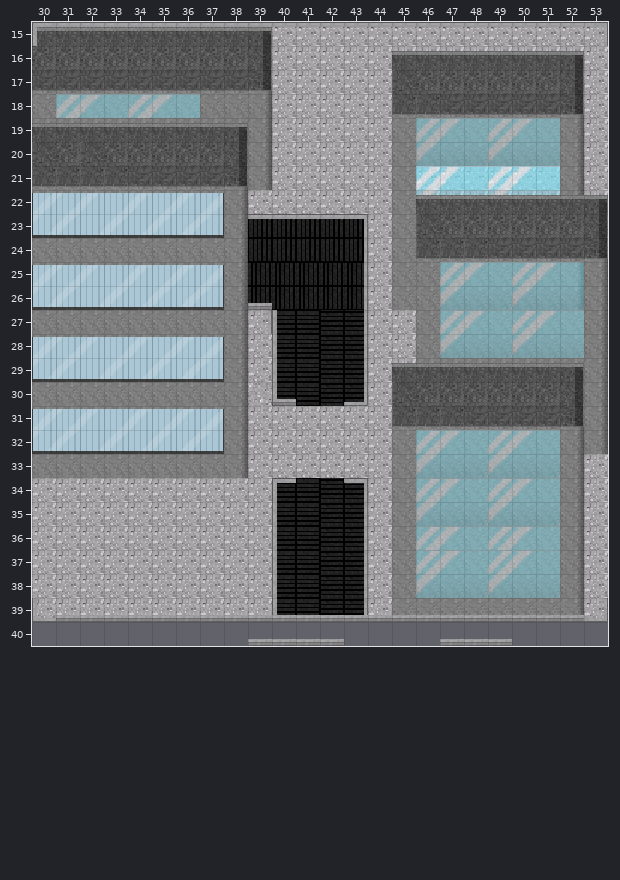
Tiled map (JSON), stored at main/resources/worlds/atwaldomar.json. The first picture shows the starting point.
Cells are 16x16 px. Shown: x 30..53, y 15..40.
The same view after the edit:
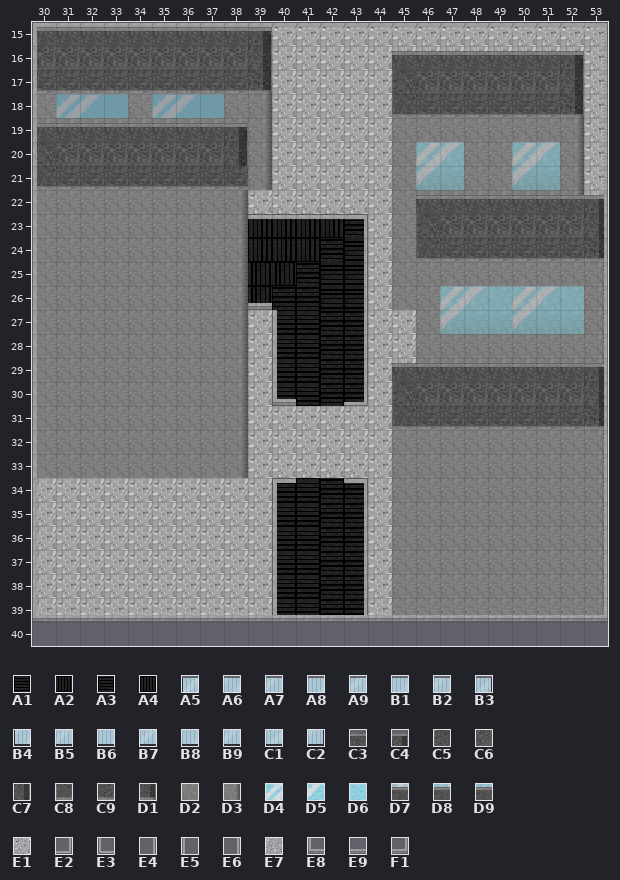
Key: from "conveyor_tileset(p)": A1 0 turned 90, A2 1 turned 180, A3 1 turned 90, A4 2 turned 180; from "outsidewindow_tilesheet": A5 0, A6 1, A7 2, A8 3, A9 4, B1 5, B2 6, B3 7, B4 8, B5 9, B6 10, B7 11, B8 12, B9 13, C1 14, C2 15; from "roof_tilesheet": C3 1, C4 2, C5 4, C6 5, C7 6, C8 8, C9 9, D1 10, D2 12, D3 14; from "window_tileset": D4 0, D5 1, D6 2, D7 3, D8 4, D9 5; from "zesilia_tileset": E1 0, E2 2 turned 180, E3 2 turned 270, E4 3 turned 90, E5 9, E6 11, E7 15, E8 16, E9 17, F1 18.
__ is an empty cell.
Tiles replaced or removed in this view: A2, A4, A5, A6, A7, A8, A9, B1, B2, B3, B4, B5, B6, B7, B8, B9, C1, C2, C4, C5, C7, C8, D1, D2, D3, D4, D5, D6, D7, D8, D9, E1, E2, E3, E4, E7, E9.
Tiles of an added or newly shown layer are drawn over the layers below it.
See-through tiles are keyed as they look on the map.
Difference:
Changed rows in their new state; .. is an unchanged cell.
Layer "Tile Layer 1":
first column x 31:
18 __ __ __ .. __ __ __ .. .. .. .. .. .. .. .. .. .. .. .. .. ..
21 .. .. .. .. .. .. .. .. .. .. .. .. .. .. .. __ __ __ __ __ __
Layer "buidling3":
first column x 31:
18 __ __ __ .. __ __ __ .. .. .. .. .. .. .. .. C9 .. .. .. .. ..
21 .. .. .. .. .. .. .. .. .. .. .. .. .. .. .. D2 D2 D2 D2 D2 D2
22 .. .. .. .. .. .. .. .. .. .. .. .. .. .. .. D2 D2 D2 D2 D2 D2
23 .. .. .. .. .. .. .. .. .. .. .. .. A3 .. .. .. .. .. .. .. ..
24 .. .. .. .. .. .. .. .. .. .. .. A3 A1 .. .. .. .. .. .. .. ..
25 .. .. .. .. .. .. .. .. .. .. A3 A1 A1 .. .. .. .. .. .. .. ..
26 .. .. .. .. .. .. .. .. .. A3 A3 A1 A1 .. .. .. .. .. .. .. ..
Layer "building2":
first column x 47:
24 C9 C9 .. .. .. ..
25 D2 D2 D2 D2 D2 D2
26 D2 D2 D2 D2 D2 D2
Layer "curbs":
first column x 39:
27 __
30 __
Layer "building":
first column x 31:
19 .. .. .. .. .. .. .. .. .. .. .. .. .. .. .. __ __ __ __ __ __
20 .. C6 .. .. .. .. .. .. .. .. .. .. .. .. .. __ __ __ __ __ __
21 C9 C9 C9 .. .. .. .. C9 .. .. .. .. .. .. .. __ __ __ __ __ __
first column x 46:
27 .. __ __ __ __ __ __ ..
28 .. __ __ __ __ __ __ ..
29 .. .. .. .. .. .. C3 C4
30 .. .. .. .. .. .. C6 C7
31 C9 C9 .. .. .. .. C9 D1
32 .. .. .. .. .. .. D2 D3
33 .. .. .. .. .. .. D2 D3
34 .. .. .. .. .. .. D2 D3
35 .. .. .. .. .. .. D2 D3
36 .. .. .. .. .. .. D2 D3
37 .. .. .. .. .. .. D2 D3
38 .. .. .. .. .. .. D2 D3
39 .. .. .. .. .. .. D2 D3
Layer "newWindowsnglass" (added):
first column x 31:
18 D4 D5 D6 .. D4 D5 D6 .. .. .. .. .. .. .. .. .. .. .. .. .. ..
20 .. .. .. .. .. .. .. .. .. .. .. .. .. .. .. D4 D5 .. .. D4 D5
21 .. .. .. .. .. .. .. .. .. .. .. .. .. .. .. D7 D8 .. .. D7 D8
first column x 47:
26 D4 D5 D6 D4 D5 D6
27 D7 D8 D9 D7 D8 D9
Layer "edge":
first column x 30:
16 E5 .. .. .. .. .. .. .. .. .. .. .. .. .. .. .. .. .. .. .. .. .. .. E6
17 E5 .. .. .. .. .. .. .. .. .. .. .. .. .. .. .. .. .. .. .. .. .. .. E6
18 E5 .. .. .. .. .. .. .. .. .. .. .. .. .. .. .. .. .. .. .. .. .. .. E6
19 E5 .. .. .. .. .. .. .. .. .. .. .. .. .. .. .. .. .. .. .. .. .. .. E6
20 E5 .. .. .. .. .. .. .. .. .. .. .. .. .. .. .. .. .. .. .. .. .. .. E6
21 E5 .. .. .. .. .. .. .. .. .. .. .. .. .. .. .. .. .. .. .. .. .. .. E6
22 E5 .. .. .. .. .. .. .. .. .. .. .. .. .. .. .. .. .. .. .. .. .. .. E6
23 E5 .. .. .. .. .. .. .. .. .. .. .. .. .. .. .. .. .. .. .. .. .. .. E6
24 E5 .. .. .. .. .. .. .. .. .. .. .. .. .. .. .. .. .. .. .. .. .. .. E6
25 E5 .. .. .. .. .. .. .. .. .. .. .. .. .. .. .. .. .. .. .. .. .. .. E6
26 E5 .. .. .. .. .. .. .. .. .. .. .. .. .. .. .. .. .. .. .. .. .. .. E6
27 E5 .. .. .. .. .. .. .. .. .. .. .. .. .. .. .. .. .. .. .. .. .. .. E6
28 E5 .. .. .. .. .. .. .. .. .. .. .. .. .. .. .. .. .. .. .. .. .. .. E6
29 E5 .. .. .. .. .. .. .. .. .. .. .. .. .. .. .. .. .. .. .. .. .. .. E6
30 E5 .. .. .. .. .. .. .. .. .. .. .. .. .. .. .. .. .. .. .. .. .. .. E6
31 E5 .. .. .. .. .. .. .. .. .. .. .. .. .. .. .. .. .. .. .. .. .. .. E6
32 E5 .. .. .. .. .. .. .. .. .. .. .. .. .. .. .. .. .. .. .. .. .. .. E6
33 E5 .. .. .. .. .. .. .. .. .. .. .. .. .. .. .. .. .. .. .. .. .. .. E6
34 E5 .. .. .. .. .. .. .. .. .. .. .. .. .. .. .. .. .. .. .. .. .. .. E6
35 E5 .. .. .. .. .. .. .. .. .. .. .. .. .. .. .. .. .. .. .. .. .. .. E6
36 E5 .. .. .. .. .. .. .. .. .. .. .. .. .. .. .. .. .. .. .. .. .. .. E6
37 E5 .. .. .. .. .. .. .. .. .. .. .. .. .. .. .. .. .. .. .. .. .. .. E6
38 E5 .. .. .. .. .. .. .. .. .. .. .. .. .. .. .. .. .. .. .. .. .. .. E6
39 E8 .. .. .. .. .. .. .. .. .. .. .. .. .. .. .. .. .. .. .. .. .. .. F1
40 .. .. .. .. .. .. .. .. .. __ __ __ __ .. .. .. .. __ __ __ .. .. .. ..
Layer "windows doors" (now hidden):
first column x 31:
18 __ __ __ __ __ __
first column x 30:
22 __ __ __ __ __ __ __ __ .. .. .. .. .. .. .. .. .. .. .. .. .. ..
23 __ __ __ __ __ __ __ __ .. .. .. .. .. .. .. .. .. .. .. .. .. ..
25 __ __ __ __ __ __ __ __ .. .. .. .. .. .. .. .. .. .. .. .. .. ..
26 __ __ __ __ __ __ __ __ .. .. .. .. .. .. .. .. .. .. .. .. .. ..
28 __ __ __ __ __ __ __ __ .. .. .. .. .. .. .. .. .. .. .. .. .. ..
29 __ __ __ __ __ __ __ __ .. .. .. .. .. .. .. .. .. .. .. .. .. ..
31 __ __ __ __ __ __ __ __ .. .. .. .. .. .. .. .. .. .. .. .. .. ..
32 __ __ __ __ __ __ __ __ .. .. .. .. .. .. .. .. __ __ __ __ __ __
33 .. .. .. .. .. .. .. .. .. .. .. .. .. .. .. .. __ __ __ __ __ __
34 .. .. .. .. .. .. .. .. .. .. .. .. .. .. .. .. __ __ __ __ __ __
35 .. .. .. .. .. .. .. .. .. .. .. .. .. .. .. .. __ __ __ __ __ __
36 .. .. .. .. .. .. .. .. .. .. .. .. .. .. .. .. __ __ __ __ __ __
37 .. .. .. .. .. .. .. .. .. .. .. .. .. .. .. .. __ __ __ __ __ __
38 .. .. .. .. .. .. .. .. .. .. .. .. .. .. .. .. __ __ __ __ __ __
Pixel boxes of the changes (left, top, right, bottom) in both pictures:
changed: (32, 46, 248, 622)
changed: (416, 46, 608, 622)
changed: (268, 219, 364, 334)
removed: (248, 382, 272, 406)
removed: (248, 639, 344, 646)
removed: (440, 639, 512, 646)
